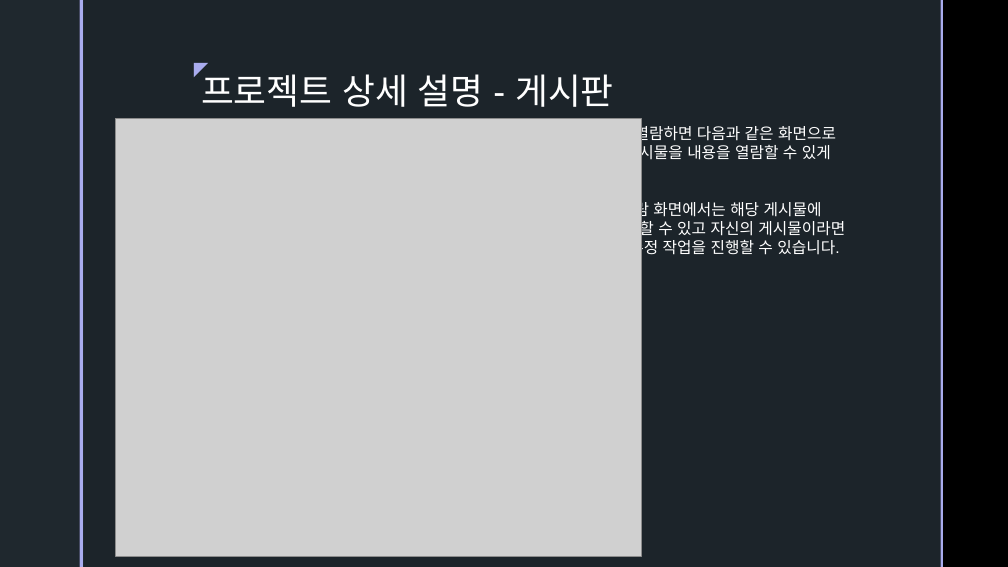
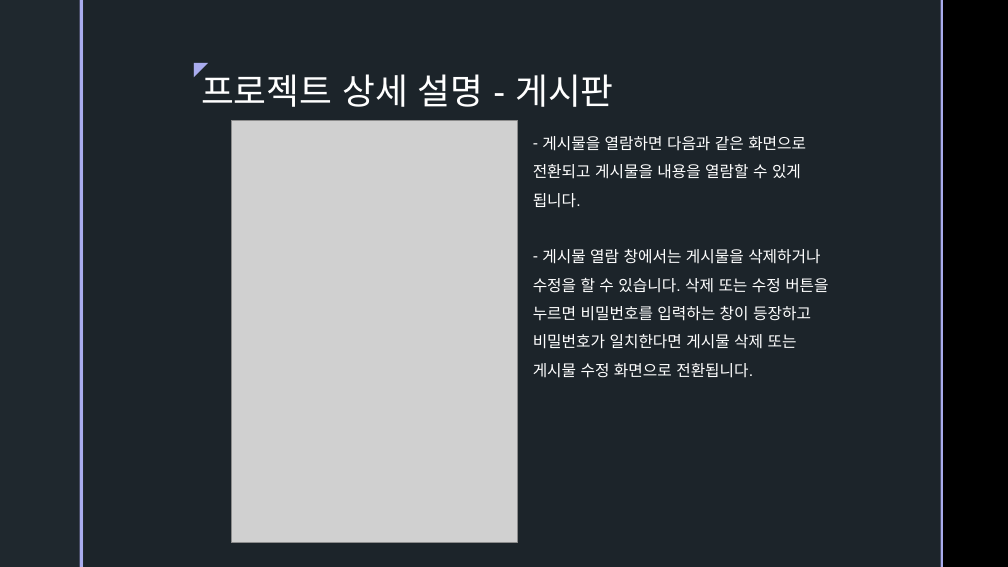
Before and after one commit to ColossusCMS/Team-Project, a slide deck: slide 15 of 보고서 폴더/제출용.pptx. Drawn at 1008x567 pixels with LibreOffice and Linux fonts; fonts in the diff are those of the drawing; grey boxes stand for pictures; background and template pictures are left out. Boxes give left, top, right and bottom in pixels: in the first picture for what was removed or moved away, otherwise in the second. Text is boxed around its words. In the diff, an @@ line names an element or a change of style, - is before the commit and + after.

Commit message:
제출용ppt 수정

```diff
--- a/보고서 폴더/제출용.pptx
+++ b/보고서 폴더/제출용.pptx
@@ picture: place and size @@
-picture at bbox=[116, 118, 641, 556]
+picture at bbox=[231, 120, 517, 543]
@@ text "게시물을 열람하면 다음과 같은 화면으로 ...": place and size @@
-text "게시물을 열람하면 다음과 같은 화면으로 ..." at bbox=[610, 124, 845, 258]
+text "게시물을 열람하면 다음과 같은 화면으로 ..." at bbox=[533, 136, 828, 378]
@@ text at bbox=[533, 136, 806, 208]: line spacing 1 to 1.5 @@
@@ text at bbox=[533, 249, 828, 378]: text changed @@
-– 게시물 열람 화면에서는 해당 게시물에 댓글도 등록할 수 있고 자신의 게시물이라면 삭제 또는 수정 작업을 진행할 수 있습니다.
+– 게시물 열람 창에서는 게시물을 삭제하거나 수정을 할 수 있습니다. 삭제 또는 수정 버튼을 누르면 비밀번호를 입력하는 창이 등장하고 비밀번호가 일치한다면 게시물 삭제 또는 게시물 수정 화면으로 전환됩니다.
```
Also in this commit, not shown: 10 other slides changed, 2 slides removed, 1 other file.
